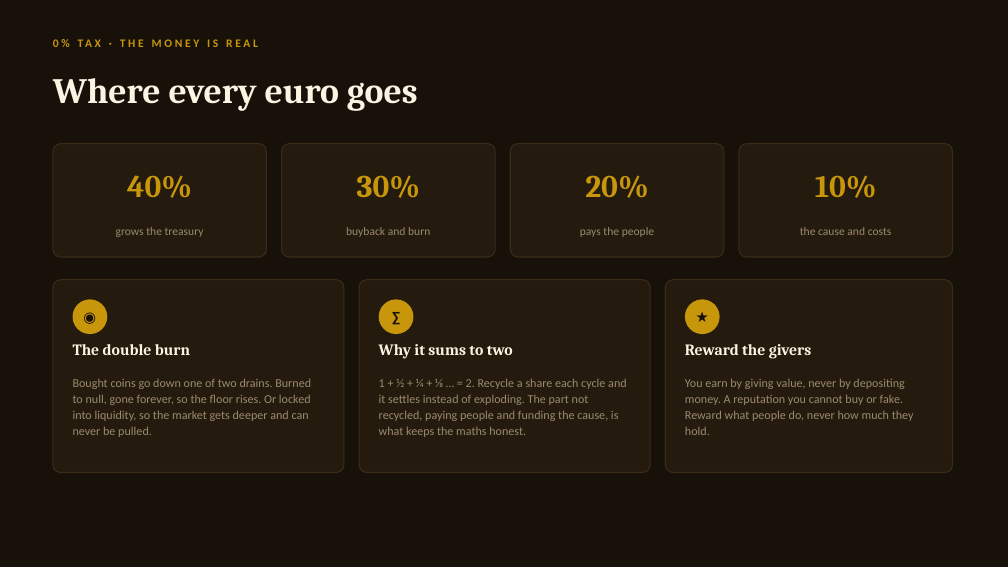
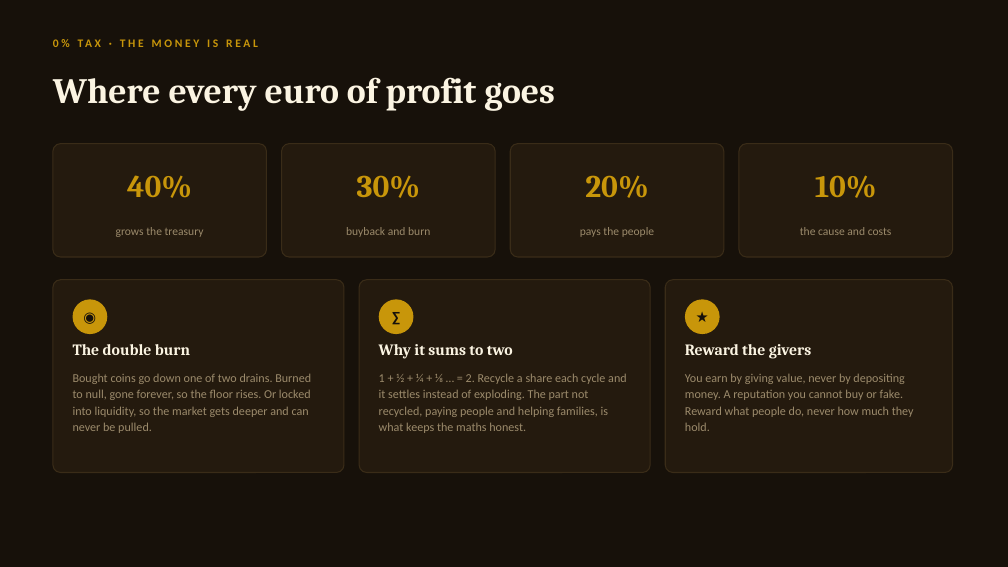
Before and after one commit to anatomyofagoalofficial-lab/zapp369, a slide deck: slide 8 of ZAPP_Deck.pptx (slide 12 before the commit). Drawn at 1008x567 pixels with LibreOffice and Linux fonts; fonts in the diff are those of the drawing. Boxes give left, top, right and bottom in pixels: in the first picture for what was removed or moved away, otherwise in the second. Text is boxed around its words. In the diff, an @@ line names an element or a change of style, - is before the commit and + after.

```diff
--- a/ZAPP_Deck.pptx
+++ b/ZAPP_Deck.pptx
@@ text at box(53, 77, 555, 111): text changed @@
-Where every euro goes
+Where every euro of profit goes
@@ text "Bought coins go down one ...": place and size @@
-text "Bought coins go down one ..." at box(73, 378, 311, 437)
+text "Bought coins go down one ..." at box(73, 373, 311, 433)
@@ text at box(379, 373, 626, 433): text changed @@
-1 + ½ + ¼ + ⅛ … = 2. Recycle a share each cycle and it settles instead of exploding. The part not recycled, paying people and funding the cause, is what keeps the maths honest.
+1 + ½ + ¼ + ⅛ … = 2. Recycle a share each cycle and it settles instead of exploding. The part not recycled, paying people and helping families, is what keeps the maths honest.
@@ text "You earn by giving value, ...": place and size @@
-text "You earn by giving value, ..." at box(685, 378, 914, 435)
+text "You earn by giving value, ..." at box(685, 373, 914, 431)
```
Also in this commit, not shown: 12 other slides changed, 4 slides added, 5 slides removed, 4 other files.
